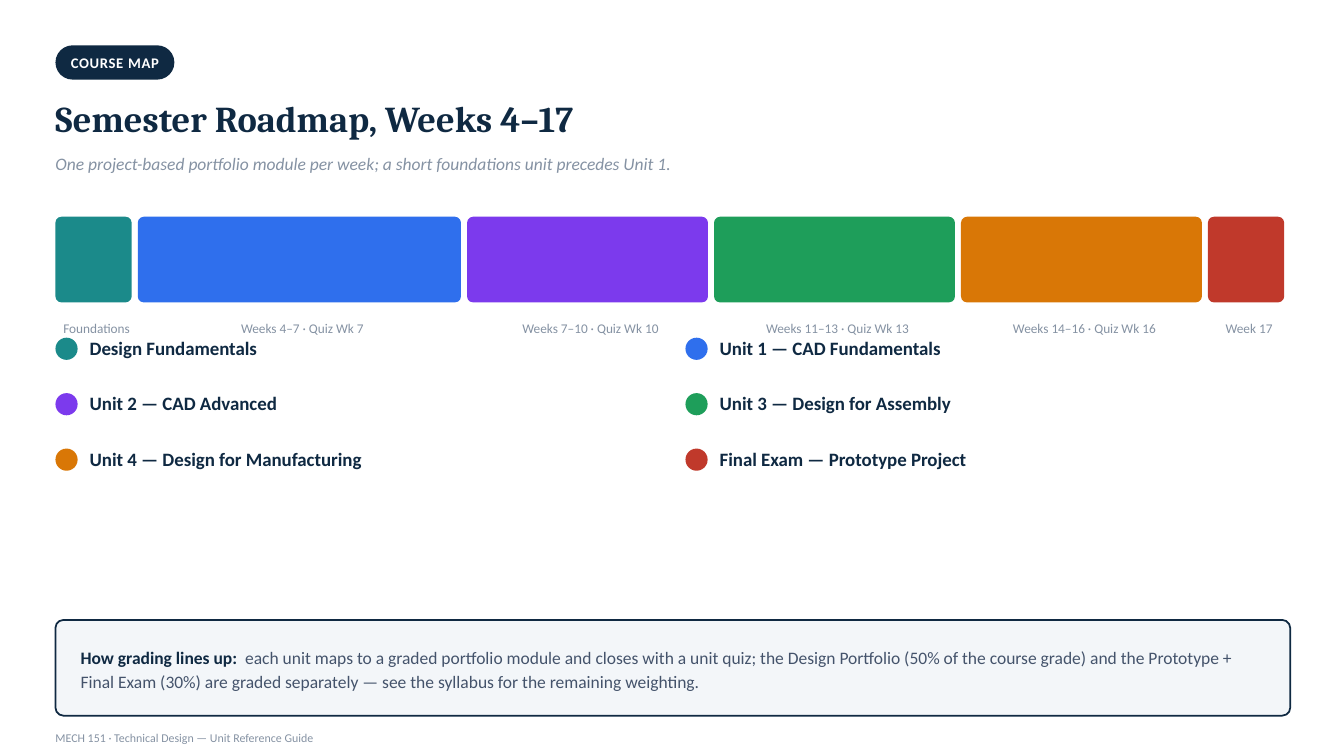
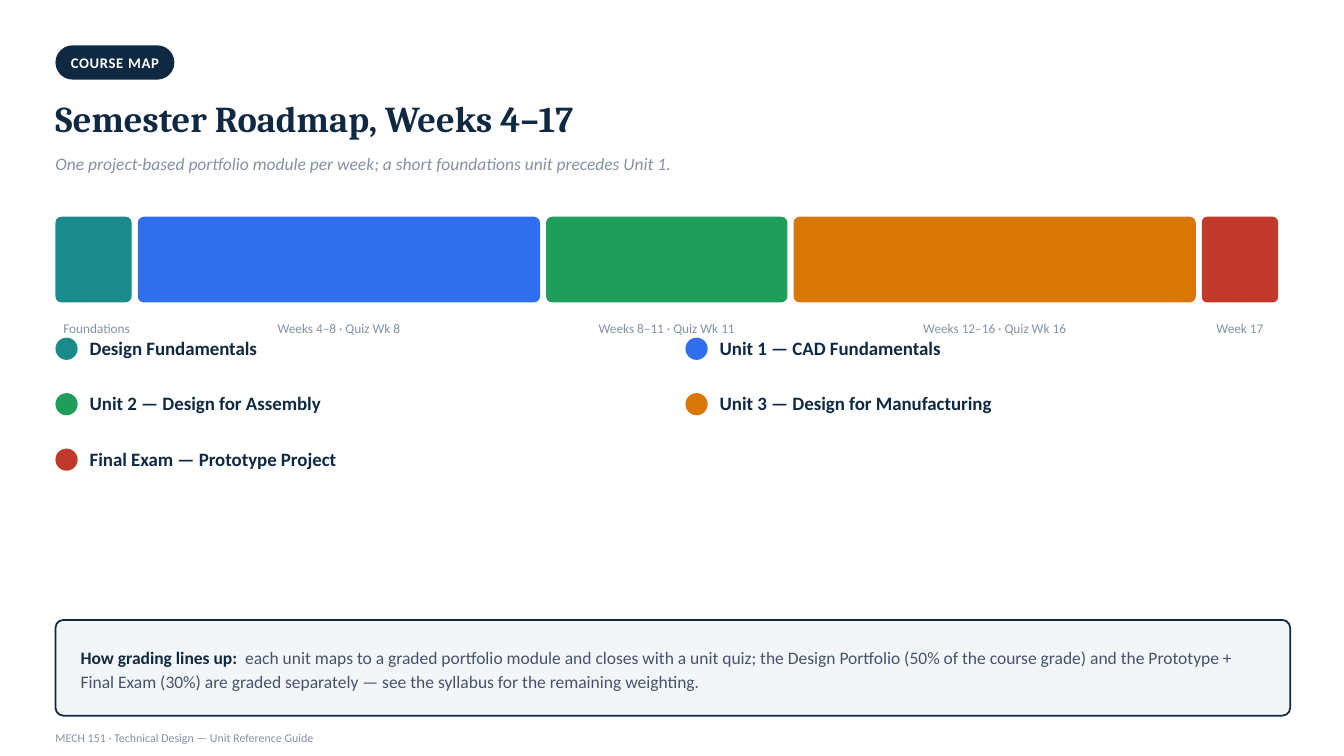
Before and after one commit to kainanis808/kainanis808.github.io, a slide deck: slide 2 of MECH151_techDesign/slideDeck/MECH151_Unit_Reference_Deck.pptx. Drawn at 1344x756 pixels with LibreOffice and Linux fonts; fonts in the diff are those of the drawing. Boxes give left, top, right and bottom in pixels: in the first picture for what was removed or moved away, otherwise in the second. Text is boxed around its words. In the diff, an @@ line names an element or a change of style, - is before the commit and + after.

```diff
--- a/MECH151_techDesign/slideDeck/MECH151_Unit_Reference_Deck.pptx
+++ b/MECH151_techDesign/slideDeck/MECH151_Unit_Reference_Deck.pptx
@@ rounded rectangle: place and size @@
-rounded rectangle at box(138, 217, 462, 302)
+rounded rectangle at box(138, 217, 540, 302)
@@ rounded rectangle at box(546, 217, 787, 302): fill #7C3AED to #1E9E5A @@
@@ rounded rectangle: place and size @@
-rounded rectangle at box(467, 217, 708, 302)
+rounded rectangle at box(546, 217, 787, 302)
@@ rounded rectangle at box(793, 217, 1196, 302): fill #1E9E5A to #D97706 @@
@@ rounded rectangle: place and size @@
-rounded rectangle at box(714, 217, 955, 302)
+rounded rectangle at box(793, 217, 1196, 302)
@@ rounded rectangle removed at box(961, 217, 1202, 302) @@
@@ rounded rectangle: place and size @@
-rounded rectangle at box(1208, 217, 1285, 302)
+rounded rectangle at box(1202, 217, 1278, 302)
@@ rounded rectangle at box(1202, 217, 1278, 302): proportions changed @@
@@ text at box(278, 324, 400, 335): text changed @@
-Weeks 4–7 · Quiz Wk 7
+Weeks 4–8 · Quiz Wk 8
@@ text at box(599, 324, 734, 335): text changed @@
-Weeks 7–10 · Quiz Wk 10
+Weeks 8–11 · Quiz Wk 11
@@ text at box(923, 324, 1066, 335): text changed @@
-Weeks 11–13 · Quiz Wk 13
+Weeks 12–16 · Quiz Wk 16
@@ text removed at box(1013, 324, 1155, 335) @@
-Weeks 14–16 · Quiz Wk 16
@@ text "Week 17": place and size @@
-text "Week 17" at box(1226, 324, 1272, 333)
+text "Week 17" at box(1216, 324, 1263, 333)
@@ ellipse at box(55, 393, 78, 415): fill #7C3AED to #1E9E5A @@
@@ text at box(90, 396, 321, 414): text changed @@
-Unit 2 — CAD Advanced
+Unit 2 — Design for Assembly
@@ ellipse at box(686, 393, 708, 415): fill #1E9E5A to #D97706 @@
@@ text at box(720, 396, 992, 414): text changed @@
-Unit 3 — Design for Assembly
+Unit 3 — Design for Manufacturing
@@ ellipse at box(55, 449, 78, 471): fill #D97706 to #C0392B @@
@@ ellipse removed at box(686, 449, 708, 471) @@
@@ text at box(90, 452, 336, 469): text changed @@
-Unit 4 — Design for Manufacturing
+Final Exam — Prototype Project
@@ text removed at box(720, 452, 966, 469) @@
-Final Exam — Prototype Project
```
Also in this commit, not shown: 32 other slides changed, 3 slides removed, 37 other files.
